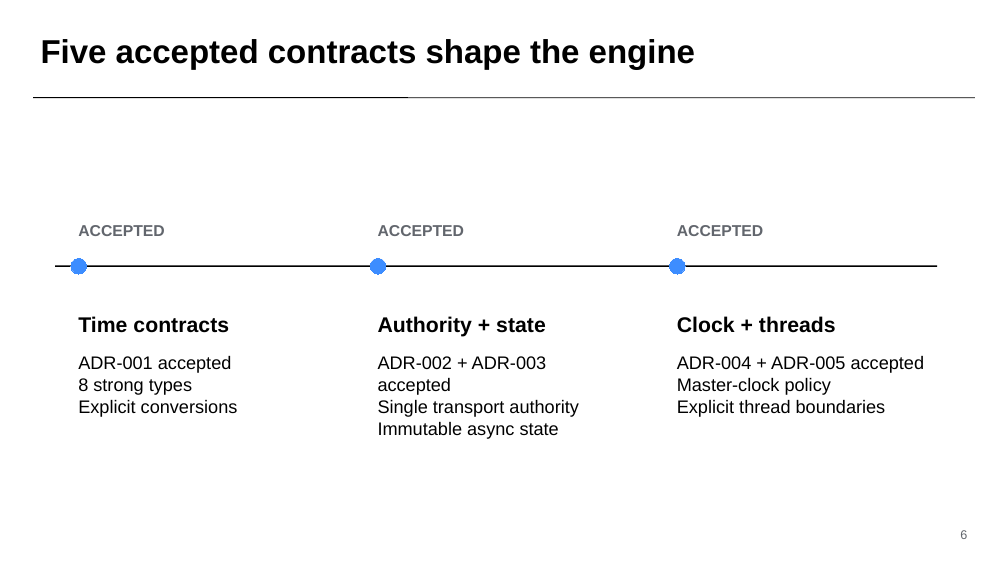
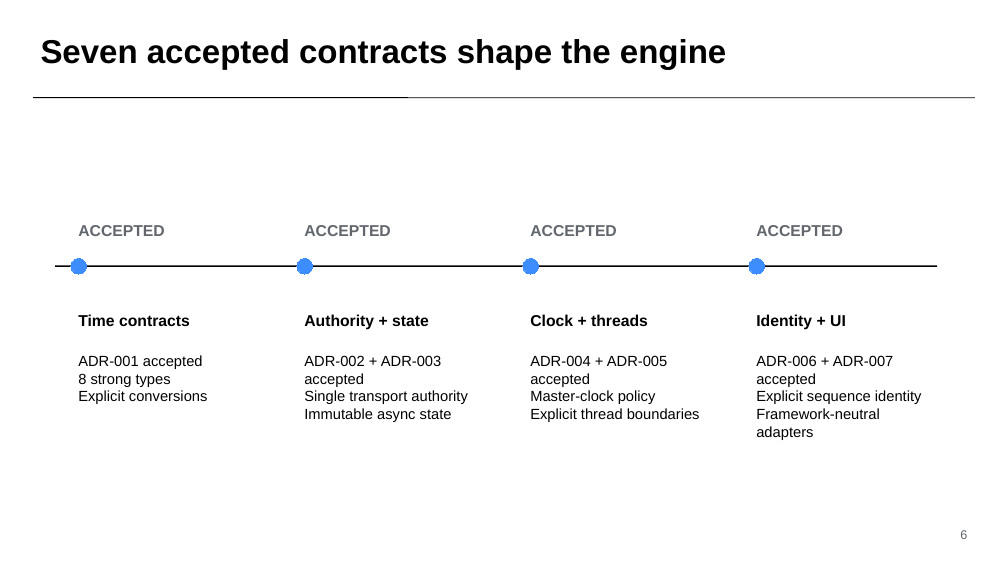
Before and after one commit to alberthsu-cl/qt-Samples, a slide deck: slide 6 of MiniEditorCoexistence/docs/Timeline-Playback-Engine-Learning.pptx. Drawn at 1008x567 pixels with LibreOffice and Linux fonts; fonts in the diff are those of the drawing. Boxes give left, top, right and bottom in pixels: in the first picture for what was removed or moved away, otherwise in the second. Text is boxed around its words. In the diff, an @@ line names an element or a change of style, - is before the commit and + after.

```diff
--- a/MiniEditorCoexistence/docs/Timeline-Playback-Engine-Learning.pptx
+++ b/MiniEditorCoexistence/docs/Timeline-Playback-Engine-Learning.pptx
@@ text at (41, 39, 726, 70): text changed @@
-Five accepted contracts shape the engine
+Seven accepted contracts shape the engine
@@ text "ACCEPTED": place and size @@
-text "ACCEPTED" at (378, 225, 465, 236)
+text "ACCEPTED" at (304, 225, 391, 236)
@@ text "ACCEPTED": place and size @@
-text "ACCEPTED" at (677, 225, 764, 236)
+text "ACCEPTED" at (530, 225, 617, 236)
@@ text added at (756, 225, 843, 236), 15 pt, text #62666D, bold @@
+ACCEPTED
@@ ellipse: place and size @@
-ellipse at (371, 259, 386, 274)
+ellipse at (297, 259, 313, 274)
@@ ellipse: place and size @@
-ellipse at (669, 259, 685, 274)
+ellipse at (523, 259, 539, 274)
@@ ellipse added at (749, 259, 765, 274), fill #3D8DFF, outline #3D8DFF 0 pt @@
@@ text "Authority + state": place and size @@
-text "Authority + state" at (378, 316, 546, 337)
+text "Authority + state" at (304, 314, 429, 330)
@@ size 20.2 to 15 pt in 3 elements at (78, 314, 190, 326), (304, 314, 429, 330), (530, 314, 648, 326) @@
@@ text "Clock + threads": place and size @@
-text "Clock + threads" at (677, 316, 836, 333)
+text "Clock + threads" at (530, 314, 648, 326)
@@ text added at (756, 314, 846, 330), 15 pt, text #000000, bold @@
+Identity + UI
@@ text "ADR-002 + ADR-003 accepted": place and size @@
-text "ADR-002 + ADR-003 accepted" at (378, 356, 579, 439)
+text "ADR-002 + ADR-003 accepted" at (304, 355, 467, 422)
@@ size 17.2 to 14 pt in 3 elements at (78, 355, 208, 404), (304, 355, 467, 422), (530, 355, 700, 422) @@
@@ text "ADR-004 + ADR-005 accepted": place and size @@
-text "ADR-004 + ADR-005 accepted" at (677, 356, 925, 417)
+text "ADR-004 + ADR-005 accepted" at (530, 355, 700, 422)
@@ text added at (756, 355, 922, 440), 14 pt, text #000000 @@
+ADR-006 + ADR-007 accepted
+Explicit sequence identity
+Framework-neutral adapters
```
Also in this commit, not shown: 1 other slide changed, 1 other file.
